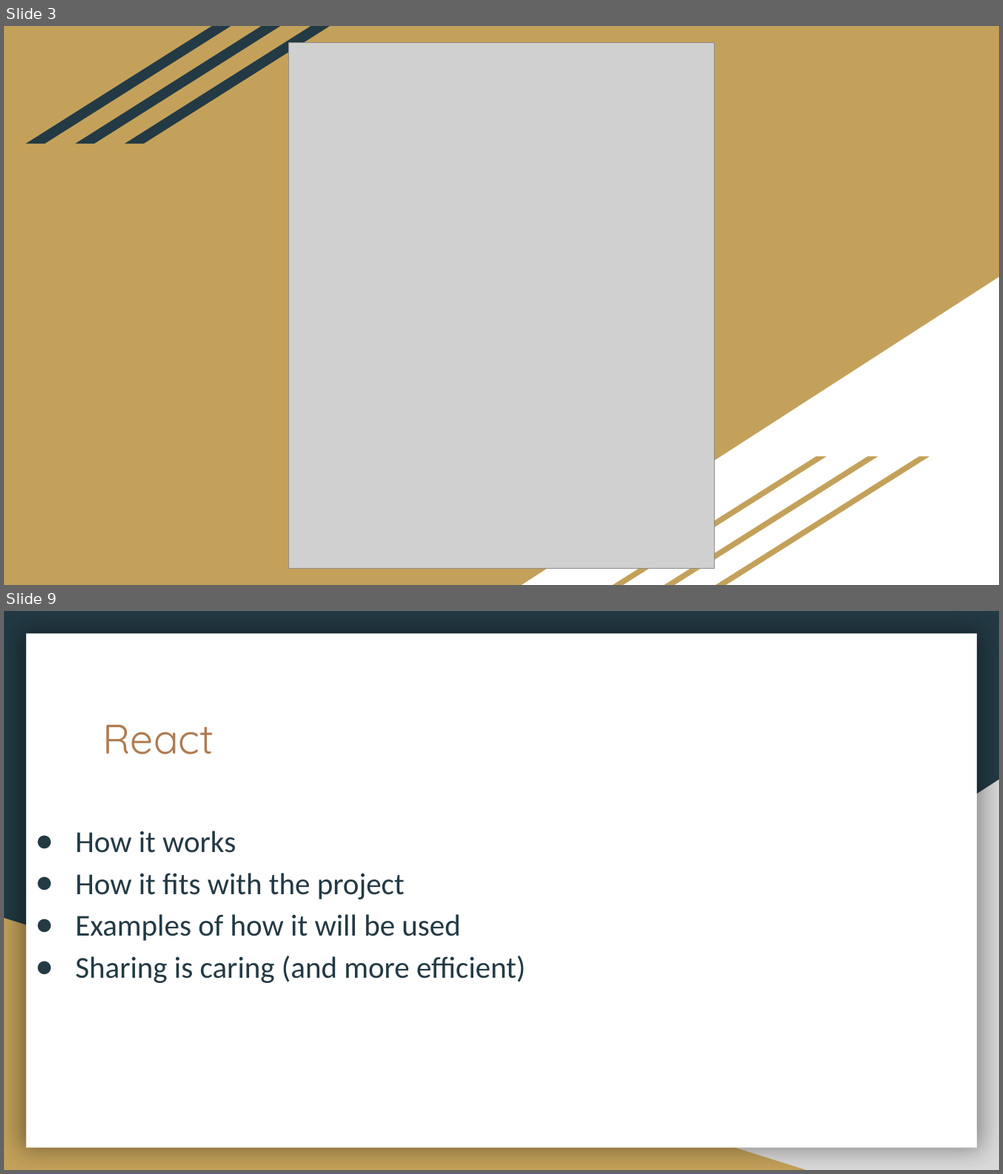
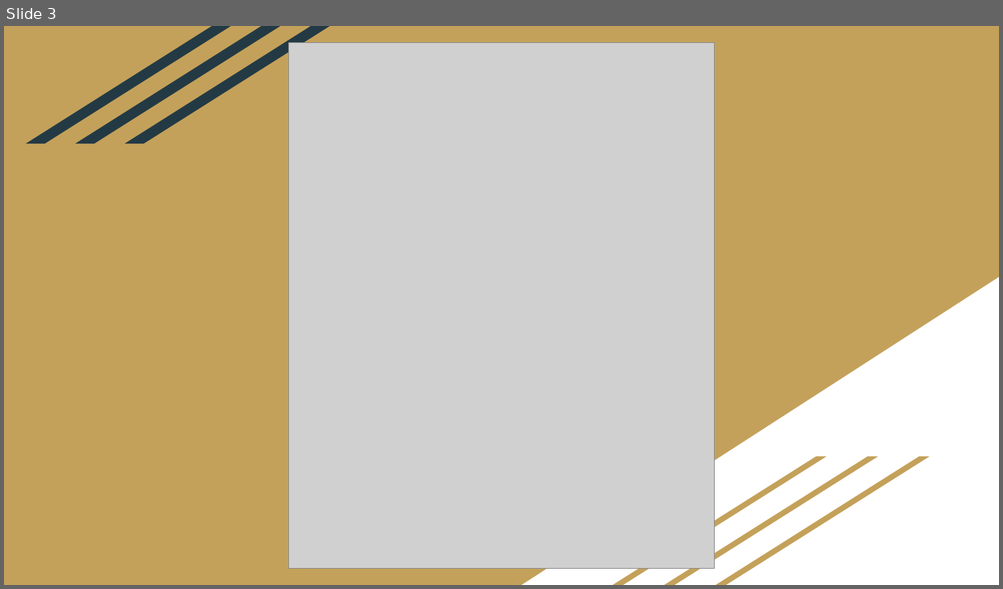
Before and after one commit to DustinWZook/Atlas-Itinerary, a slide deck: Documents/Project Design/Project Design.pptx. Shown one above the other, each under a label of ours: slides 3 and 9 before the commit, slide 3 after it; the slides between them are not shown. The pictures are 1003x1174 and 1003x589 pixels, drawn with LibreOffice and Linux fonts; fonts in the diff are those of the drawing; grey boxes stand for pictures. Boxes give left, top, right and bottom in pixels: in the first picture for what was removed or moved away, otherwise in the second. Text is boxed around its words. In the diff, an @@ line names an element or a change of style, - is before the commit and + after.

```diff
--- a/Documents/Project Design/Project Design.pptx
+++ b/Documents/Project Design/Project Design.pptx
@@ slide 9 removed at <box>4,611,999,1170</box>, background #233A44 @@
@@ rectangle removed at <box>26,634,976,1148</box> @@
@@ title removed at <box>103,725,214,755</box> @@
-React
@@ right triangle removed at <box>394,780,999,1170</box> @@
@@ text removed at <box>75,831,525,983</box> @@
-● How it works
-● How it fits with the project
-● Examples of how it will be used
-● Sharing is caring (and more efficient)
@@ right triangle removed at <box>4,918,805,1170</box> @@
```
Also in this commit, not shown: 5 slides changed, 7 slides added, 7 other slides removed.
